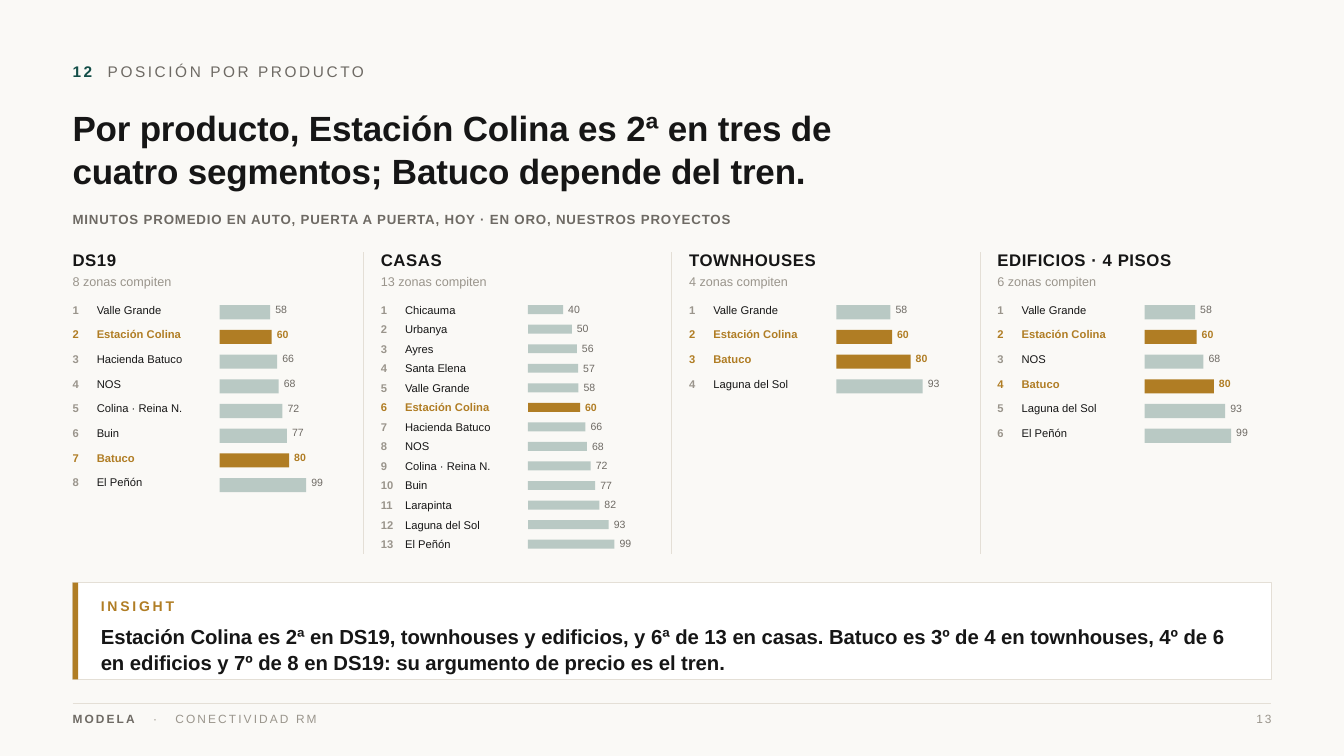
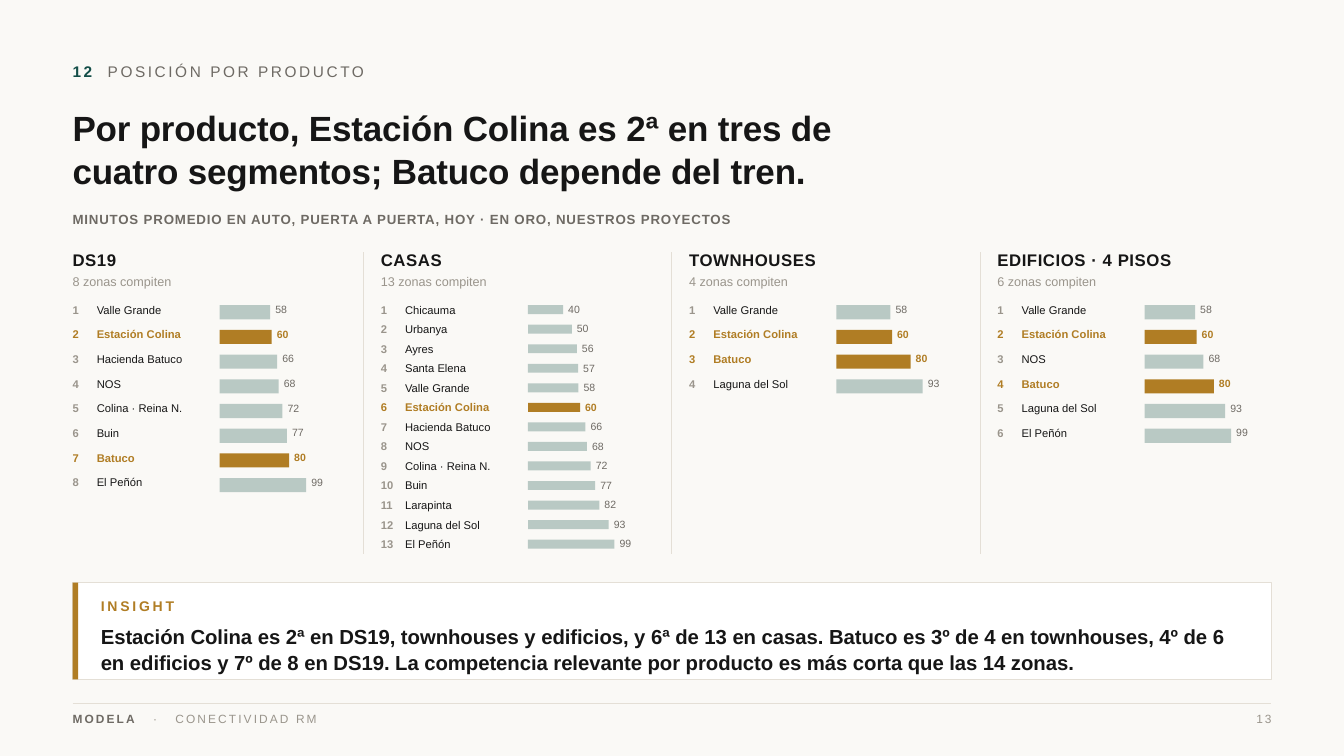
Before and after one commit to modela-simulador/modela-simulador, a slide deck: slide 13 of public/conectividad/Conectividad-Modela.pptx. Drawn at 1344x756 pixels with LibreOffice and Linux fonts; fonts in the diff are those of the drawing. Boxes give left, top, right and bottom in pixels: in the first picture for what was removed or moved away, otherwise in the second. Text is boxed around its words. In the diff, an @@ line names an element or a change of style, - is before the commit and + after.

```diff
--- a/public/conectividad/Conectividad-Modela.pptx
+++ b/public/conectividad/Conectividad-Modela.pptx
@@ text at (101,629,1224,675): text changed @@
-Estación Colina es 2ª en DS19, townhouses y edificios, y 6ª de 13 en casas. Batuco es 3º de 4 en townhouses, 4º de 6 en edificios y 7º de 8 en DS19: su argumento de precio es el tren.
+Estación Colina es 2ª en DS19, townhouses y edificios, y 6ª de 13 en casas. Batuco es 3º de 4 en townhouses, 4º de 6 en edificios y 7º de 8 en DS19. La competencia relevante por producto es más corta que las 14 zonas.
```
Also in this commit, not shown: 12 other slides changed, 33 other files.
